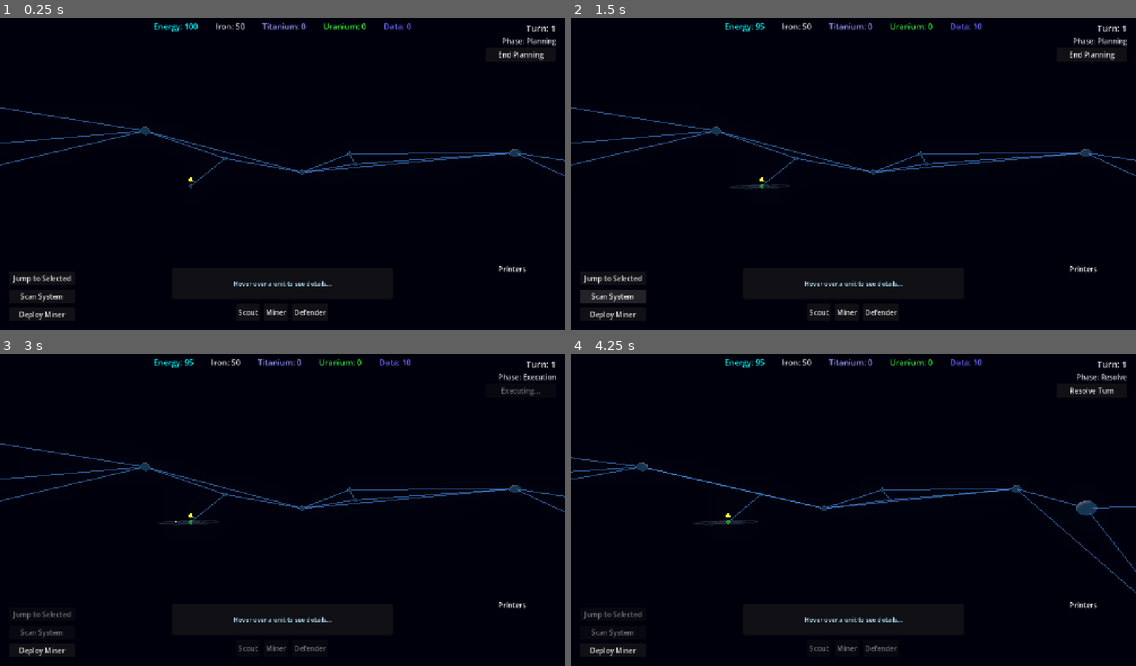
Above: before the commit, frames 1-4 (two rows, left to right).
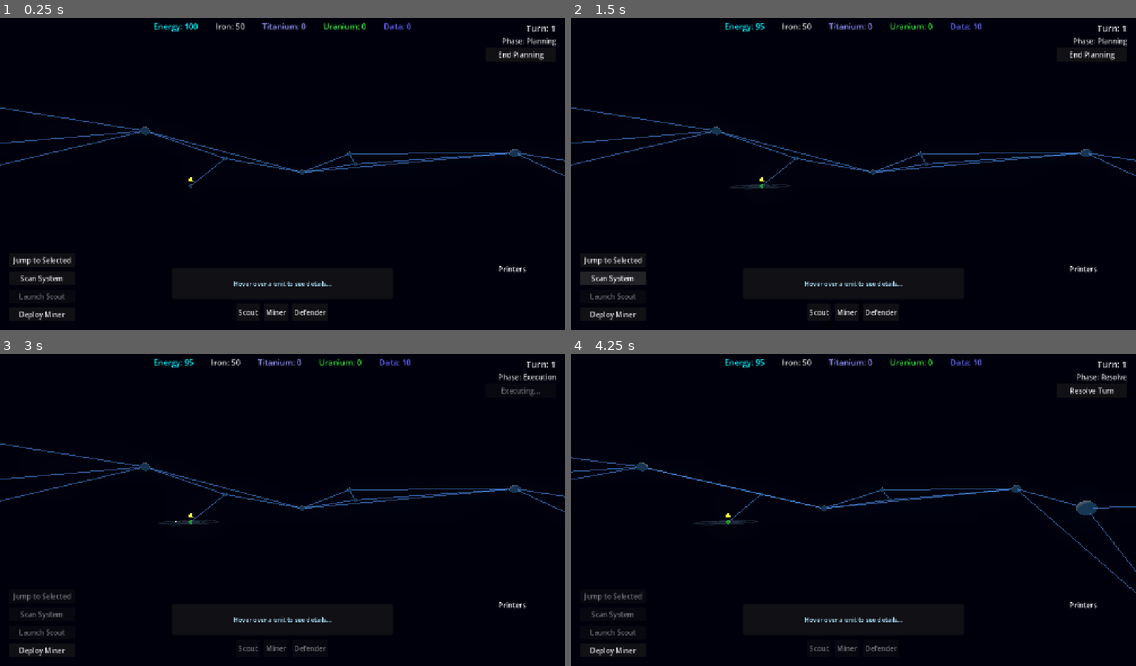
Above: after the commit, the same moments.

Repository: Codenix-1349/Project_Guppi
Game: Godot game, scene res://scenes/Main3D.tscn
Two runs of this game, one before a commit and one after it. Both use one fixed random seed, a clock stepped at 60 frames per second and the inputs below.
Inputs (mouse positions are in pixels of both pictures, inside the frame that each line leads up to):
- Up to frame 1 (0.25 s): no input
- Up to frame 2 (1.5 s): click "Jump to Selected" at 0.5 s; click "Scan System" at 1.25 s
- Up to frame 3 (3 s): click "Deploy Miner" at 2 s; click "End Planning" at 2.75 s
- Up to frame 4 (4.25 s): tap Enter at 3.5 s; move the mouse to (977, 491) at 3.52 s; hold D from 3.53 s (still down); click (977, 491) at 3.67 s

The runs differ from the first frame. In frame 1, 0.4% of the frame differs, in the area x 2-13%, y 76-91%; in frame 2, 0.8%, in the area x 1-14%, y 76-92%; in frame 3, 0.3%; in frame 4, 0.3%.

Commit message:
feat: implement scout drones for long-range scanning

Diff:
--- a/data/drones.json
+++ b/data/drones.json
@@ -11,7 +11,8 @@
       "stats": {
         "firepower": 2,
         "durability": 5,
-        "speed": 10
+        "speed": 10,
+        "scan_range": 700
       }
     },
     {
--- a/project.godot
+++ b/project.godot
@@ -14,7 +14,7 @@
 
 [application]
 
-config/name="Von-Neumann-Probe"
+config/name="Project_Guppi"
 run/main_scene="res://scenes/Main3D.tscn"
 config/features=PackedStringArray("4.6", "Forward Plus")
 config/icon="res://icon.svg"
--- a/scenes/Main.tscn
+++ b/scenes/Main.tscn
@@ -8,6 +8,7 @@
 [ext_resource type="Script" path="res://scripts/CombatManager.gd" id="6_cm"]
 [ext_resource type="Script" path="res://scripts/GalaxyMap.gd" id="7_gm"]
 [ext_resource type="Script" path="res://scripts/MiningManager.gd" id="8_mm"]
+[ext_resource type="Script" path="res://scripts/ScoutManager.gd" id="9_sm"]
 
 [sub_resource type="Environment" id="Environment_glow"]
 background_mode = 3
@@ -51,6 +52,9 @@
 [node name="MiningManager" type="Node" parent="Managers"]
 script = ExtResource("8_mm")
 
+[node name="ScoutManager" type="Node" parent="Managers"]
+script = ExtResource("9_sm")
+
 [node name="CombatManager" type="Node" parent="Managers"]
 script = ExtResource("6_cm")
 
@@ -140,6 +144,10 @@
 [node name="ScanButton" type="Button" parent="UI/Control/ActionButtons"]
 layout_mode = 2
 text = "Scan System"
+
+[node name="LaunchScoutButton" type="Button" parent="UI/Control/ActionButtons"]
+layout_mode = 2
+text = "Launch Scout"
 
 [node name="AssignMinerButton" type="Button" parent="UI/Control/ActionButtons"]
 layout_mode = 2
--- a/scenes/Main3D.tscn
+++ b/scenes/Main3D.tscn
@@ -9,6 +9,7 @@
 [ext_resource type="Script" path="res://scripts/CombatManager.gd" id="7_cm"]
 [ext_resource type="Script" path="res://scripts/GalaxyMap3D.gd" id="8_gm3d"]
 [ext_resource type="Script" path="res://scripts/CameraControl.gd" id="9_cam"]
+[ext_resource type="Script" path="res://scripts/ScoutManager.gd" id="10_sm"]
 
 [sub_resource type="Environment" id="Environment_3d"]
 background_mode = 1
@@ -55,6 +56,9 @@
 [node name="MiningManager" type="Node" parent="Managers"]
 script = ExtResource("6_mm")
 
+[node name="ScoutManager" type="Node" parent="Managers"]
+script = ExtResource("10_sm")
+
 [node name="CombatManager" type="Node" parent="Managers"]
 script = ExtResource("7_cm")
 
@@ -157,6 +161,10 @@
 [node name="ScanButton" type="Button" parent="UI/Control/ActionButtons"]
 layout_mode = 2
 text = "Scan System"
+
+[node name="LaunchScoutButton" type="Button" parent="UI/Control/ActionButtons"]
+layout_mode = 2
+text = "Launch Scout"
 
 [node name="AssignMinerButton" type="Button" parent="UI/Control/ActionButtons"]
 layout_mode = 2
--- a/scripts/Main.gd
+++ b/scripts/Main.gd
@@ -3,6 +3,7 @@
 @onready var turn_manager = $Managers/TurnManager
 @onready var mothership = $Managers/Mothership
 @onready var scan_manager = $Managers/ScanManager
+@onready var scout_manager = $Managers/ScoutManager
 @onready var printer_manager = $Managers/PrinterManager
 @onready var combat_manager = $Managers/CombatManager
 @onready var mining_manager = $Managers/MiningManager
@@ -19,6 +20,7 @@
 
 @onready var jump_button = $UI/Control/ActionButtons/JumpButton
 @onready var scan_button = $UI/Control/ActionButtons/ScanButton
+@onready var launch_scout_btn = $UI/Control/ActionButtons/LaunchScoutButton
 @onready var deploy_miner_btn = $UI/Control/ActionButtons/AssignMinerButton
 @onready var combat_log = $UI/Control/CombatLog
 @onready var info_label = $UI/Control/InfoPanel/Label
@@ -44,6 +46,7 @@
 
 	jump_button.pressed.connect(_on_jump_pressed)
 	scan_button.pressed.connect(_on_scan_pressed)
+	launch_scout_btn.pressed.connect(_on_launch_scout_pressed)
 	deploy_miner_btn.pressed.connect(_on_deploy_miner_pressed)
 
 	printer_manager.printer_updated.connect(_on_printer_updated)
@@ -226,6 +229,48 @@
 			galaxy_map.update_selection_visuals()
 		update_ui()
 
+func update_scout_button():
+	var s_idx = galaxy_map.selected_system_index
+	if s_idx < 0:
+		launch_scout_btn.disabled = true
+		return
+
+	var system = galaxy_map.systems[s_idx]
+	if system.scanned:
+		launch_scout_btn.disabled = true
+		return
+
+	var m_pos = galaxy_map.systems[mothership.get_current_system()].position
+	var t_pos = system.position
+	var scout_data = Global.get_drone_by_id("scout_v1")
+	var s_range = scout_data.stats.get("scan_range", 700)
+
+	var in_range = scout_manager.can_scout_system(m_pos, t_pos, s_range)
+	var has_scout = printer_manager.inventory.get("scout_v1", 0) > 0
+
+	launch_scout_btn.disabled = !in_range or !has_scout or turn_manager.current_phase != turn_manager.Phase.PLANNING
+
+func _on_launch_scout_pressed():
+	var s_idx = galaxy_map.selected_system_index
+	if s_idx < 0: return
+
+	var system = galaxy_map.systems[s_idx]
+	if scout_manager.launch_scout(system, scan_manager):
+		if galaxy_map is Node2D:
+			galaxy_map.queue_redraw()
+		else:
+			galaxy_map.update_selection_visuals()
+		_show_temporary_message("SCOUT SUCCESS: DATA RECOVERED")
+		update_ui()
+	else:
+		_show_temporary_message("SCOUT ERROR: NO DRONES OR ENERGY")
+
+func _show_temporary_message(msg: String):
+	combat_log.text = msg
+	combat_log.visible = true
+	await get_tree().create_timer(3.0).timeout
+	combat_log.visible = false
+
 func _on_end_turn_pressed():
 	if turn_manager.current_phase == turn_manager.Phase.PLANNING:
 		turn_manager.end_planning()
@@ -239,6 +284,7 @@
 	var is_planning = (new_phase == turn_manager.Phase.PLANNING)
 	jump_button.disabled = !is_planning
 	scan_button.disabled = !is_planning
+	# launch_scout_btn is handled by update_scout_button via update_ui
 	print_scout_btn.disabled = !is_planning
 	print_miner_btn.disabled = !is_planning
 	print_defender_btn.disabled = !is_planning
@@ -272,6 +318,7 @@
 
 	# System / Planet Info Logic
 	_update_detailed_info()
+	update_scout_button()
 
 	# Update printer slots
 	for i in range(3):
--- /dev/null
+++ b/scripts/ScoutManager.gd
@@ -0,0 +1,35 @@
+extends Node
+
+# Handles remote scanning using Scout Drones
+
+var scout_drone_id = "scout_v1"
+var scan_energy_cost = 10
+
+func _ready():
+	print("Scout Manager initialized.")
+
+func can_scout_system(mothership_pos, target_system_pos, scout_range: float) -> bool:
+	return mothership_pos.distance_to(target_system_pos) <= scout_range
+
+func launch_scout(system: Dictionary, scanner: Node):
+	var printer_manager = get_parent().get_node("PrinterManager")
+	var scout_count = printer_manager.inventory.get(scout_drone_id, 0)
+
+	if scout_count <= 0:
+		print("No Scout Drones in inventory!")
+		return false
+
+	if Global.resources.energy < scan_energy_cost:
+		print("Insufficient energy to launch scout!")
+		return false
+
+	# Consume resources
+	Global.resources.energy -= scan_energy_cost
+	printer_manager.inventory[scout_drone_id] -= 1
+
+	# Execute scan (using existing ScanManager logic but without its local energy cost)
+	system.scanned = true
+	Global.resources.data += scanner.scan_cost_data_reward
+
+	print("Scout scanned system: ", system.name)
+	return true
Not shown, added: scripts/ScoutManager.gd.uid
